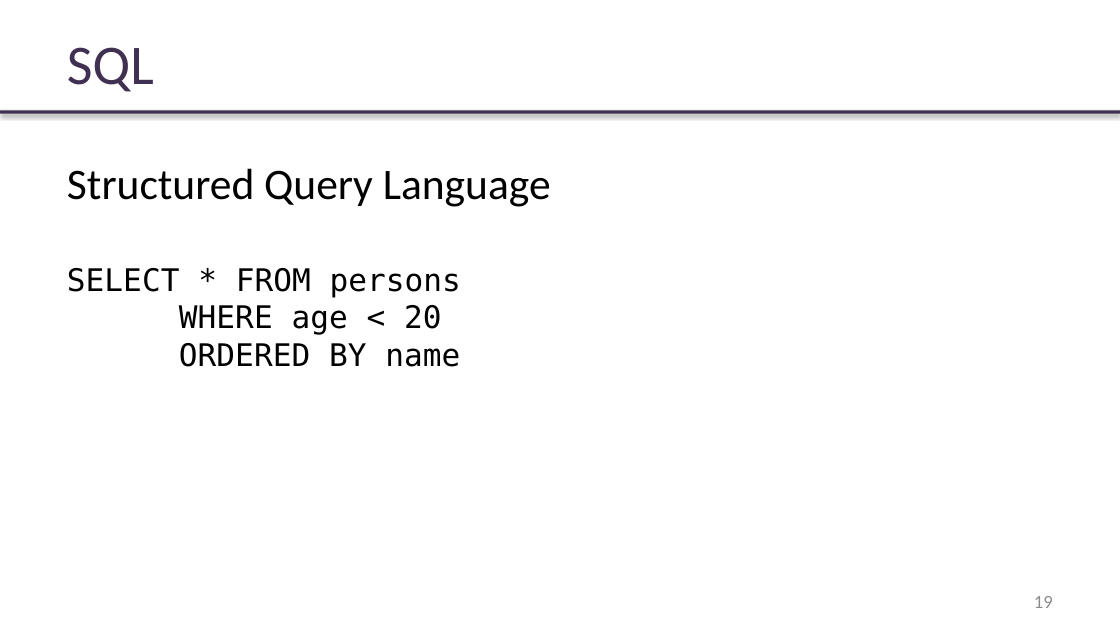
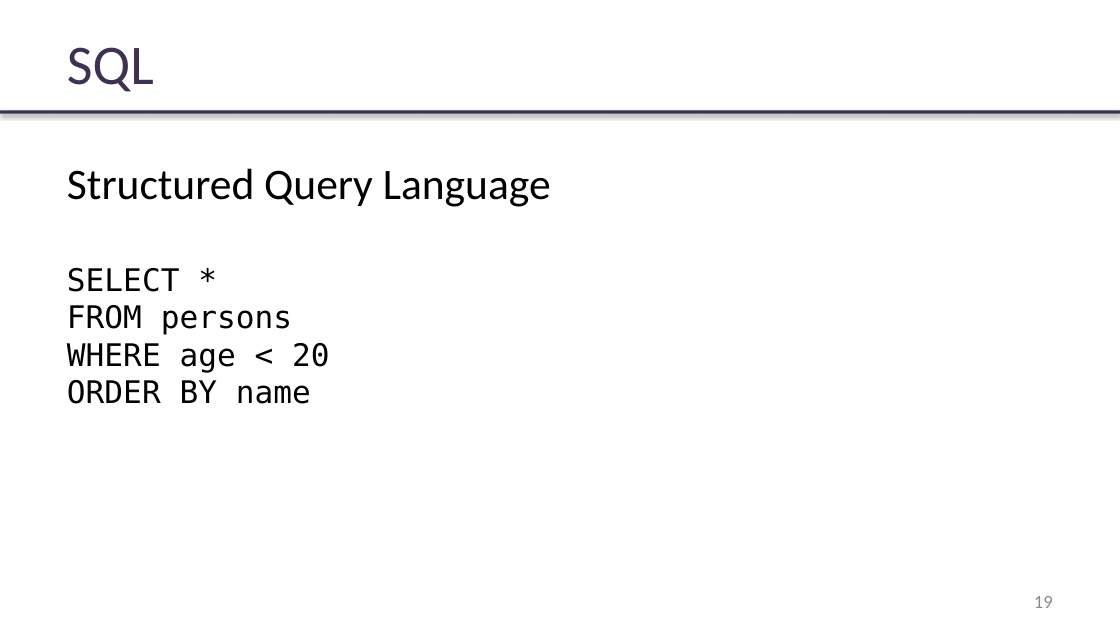
Before and after one commit to rybalkinsd/atom, a slide deck: slide 19 of lecture5/presentation/lecture05.pptx. Drawn at 1120x630 pixels with LibreOffice and Linux fonts; fonts in the diff are those of the drawing; background and template pictures are left out. Boxes give left, top, right and bottom in pixels: in the first picture for what was removed or moved away, otherwise in the second. Text is boxed around its words. In the diff, an @@ line names an element or a change of style, - is before the commit and + after.

```diff
--- a/lecture5/presentation/lecture05.pptx
+++ b/lecture5/presentation/lecture05.pptx
@@ text at <box>67,268,292,335</box>: text changed @@
-SELECT * FROM persons
+SELECT *
+FROM persons
@@ text at <box>67,380,311,404</box>: text changed @@
-ORDERED BY name
+ORDER BY name
```
Also in this commit, not shown: 2 other slides changed, 2 other files.
